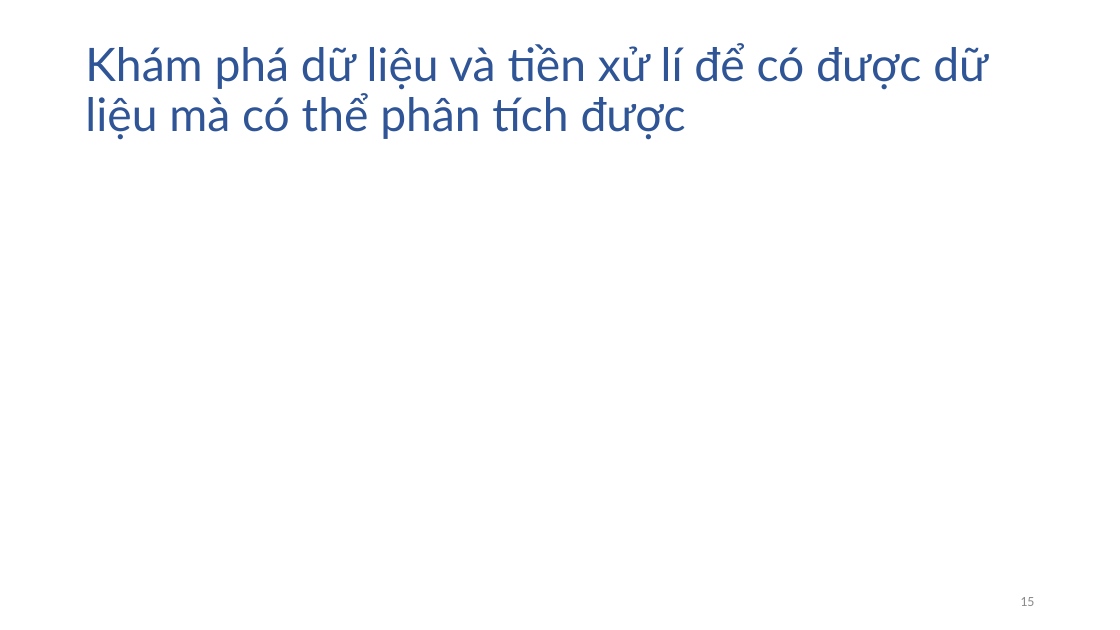
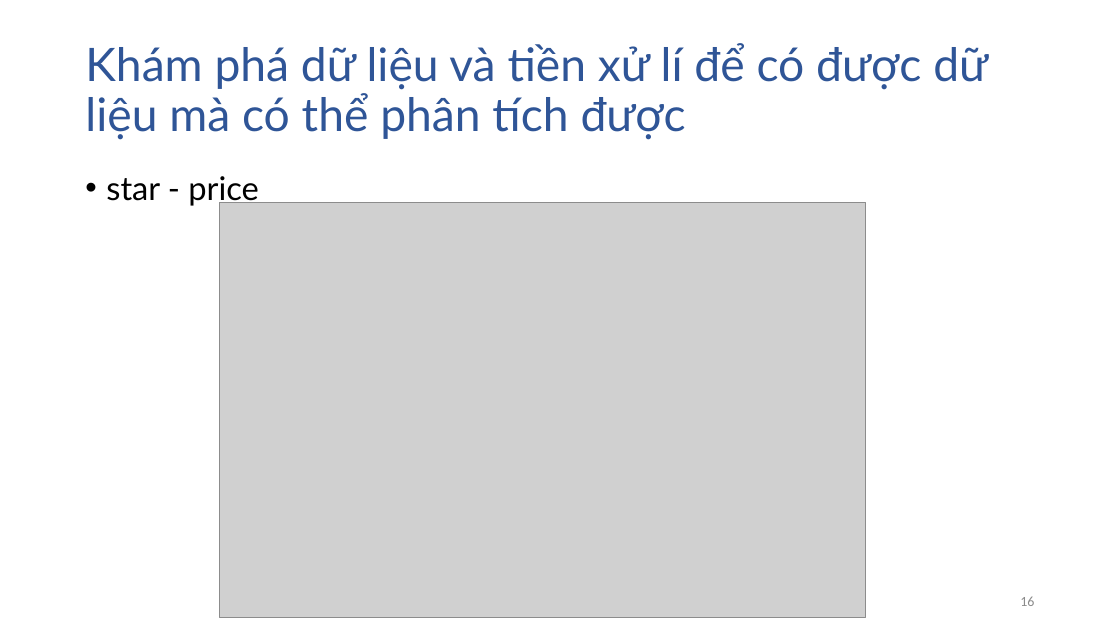
Before and after one commit to dtphat97/DataScienceFinal, a slide deck: slide 16 of Slide.pptx (slide 15 before the commit). Drawn at 1120x630 pixels with LibreOffice and Linux fonts; fonts in the diff are those of the drawing; grey boxes stand for pictures. Boxes give left, top, right and bottom in pixels: in the first picture for what was removed or moved away, otherwise in the second. Text is boxed around its words. In the diff, an @@ line names an element or a change of style, - is before the commit and + after.

```diff
--- a/Slide.pptx
+++ b/Slide.pptx
@@ text added at box(106, 176, 259, 206), 28 pt, text #000000 @@
+• star - price
@@ picture added at box(219, 202, 866, 618) @@
```
Also in this commit, not shown: 5 other slides changed, 12 slides added.
